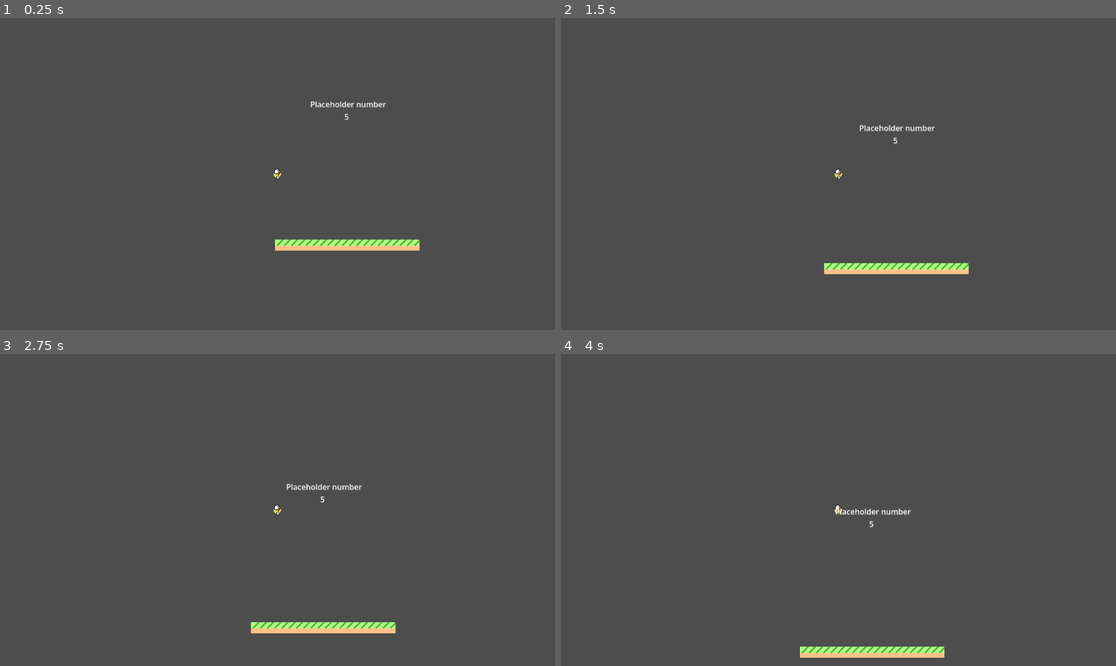
Above: before the commit, frames 1-4 (two rows, left to right).
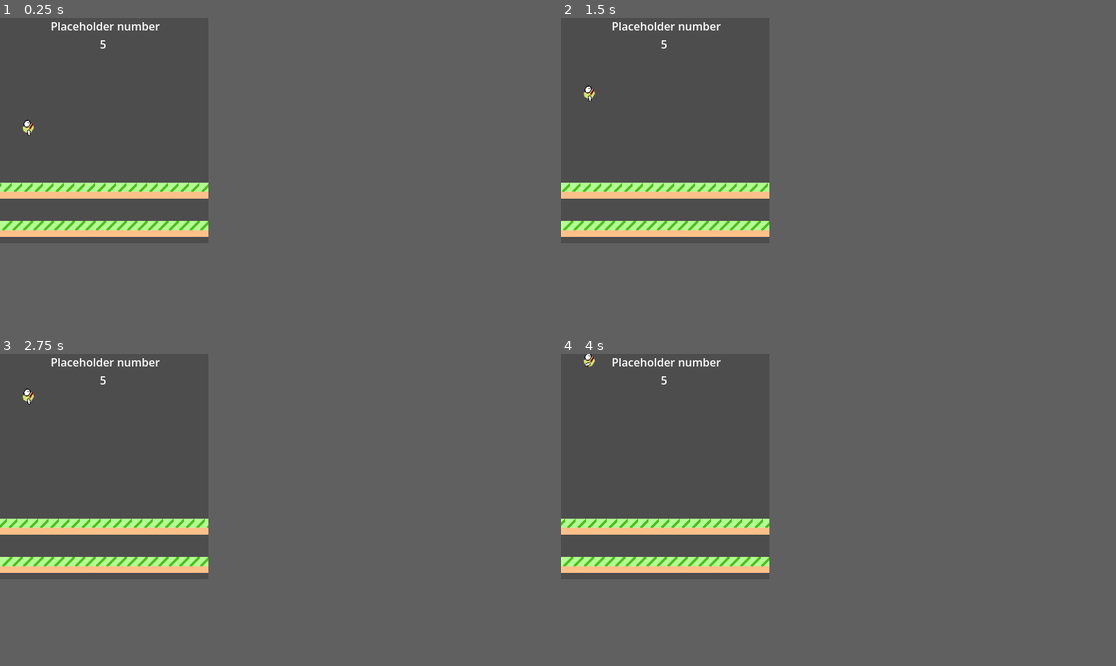
Above: after the commit, the same moments.

Repository: JS-Veer/FloppyBird
Game: Godot game, scene res://Bird.tscn
Two runs of this game, one before a commit and one after it. Both use one fixed random seed, a clock stepped at 60 frames per second and the inputs below.
Inputs:
- Up to frame 1 (0.25 s): no input
- Up to frame 2 (1.5 s): tap Space (Space) at 0.6, 1.35 s
- Up to frame 3 (2.75 s): tap Space (Space) at 2.1 s
- Up to frame 4 (4 s): tap Space (Space) at 2.85, 3.6 s
In our replay, the window is 799x449 before the commit and 300x324 after it. These sizes can differ from the game's own. Grey fills any space a smaller window leaves; there, only what the larger window draws over its background counts as a difference.

The runs differ from the first frame. In frame 1, 5.3% of the frame differs, in the area x 0-76%, y 1-75%; in frame 2, 5.3%, in the area x 0-74%, y 1-83%; in frame 3, 5.3%; in frame 4, 5.3%.

Commit message:
Updated camera and fixed parallax effect.

Diff:
--- a/Flappy_Test/Bird.tscn
+++ b/Flappy_Test/Bird.tscn
@@ -27,8 +27,16 @@
 
 [node name="Node2D" type="Node2D" unique_id=1182742471]
 
+[node name="Camera2D2" type="Camera2D" parent="." unique_id=285280330]
+position = Vector2(-1, -72)
+anchor_mode = 0
+limit_left = 0
+limit_top = -80
+limit_right = 300
+limit_bottom = 244
+
 [node name="Bird" type="Area2D" parent="." unique_id=475067402]
-position = Vector2(0, 100)
+position = Vector2(41, 101)
 script = ExtResource("1_6w2wo")
 
 [node name="AnimatedSprite2D" type="AnimatedSprite2D" parent="Bird" unique_id=1324712]
@@ -42,6 +50,7 @@
 shape = SubResource("RectangleShape2D_w3p17")
 
 [node name="Camera2D" type="Camera2D" parent="Bird" unique_id=146554244]
+visible = false
 
 [node name="Label" type="Label" parent="." unique_id=166077628]
 offset_left = 73.0
@@ -61,4 +70,17 @@
 position = Vector2(150, 232.5)
 shape = SubResource("RectangleShape2D_x5n6s")
 
+[node name="Parallax2D" type="Parallax2D" parent="." unique_id=1925587033]
+scroll_offset = Vector2(1, 1)
+repeat_size = Vector2(15, 0)
+autoscroll = Vector2(-15, 0)
+repeat_times = 45
+follow_viewport = false
+ignore_camera_scroll = true
+
+[node name="Sprite2D" type="Sprite2D" parent="Parallax2D" unique_id=791930931]
+position = Vector2(35, 164)
+texture = ExtResource("4_45gv6")
+centered = false
+
 [connection signal="area_entered" from="Floor" to="Bird" method="_on_floor_area_entered"]
--- a/Flappy_Test/Logic/bird.gd
+++ b/Flappy_Test/Logic/bird.gd
@@ -1,6 +1,6 @@
 extends Area2D
 
-const DEFAULT_HOR_SPEED = 20
+const DEFAULT_HOR_SPEED = 0
 const DEFAULT_VER_SPEED = -75
 const g = 100
 
--- a/Flappy_Test/project.godot
+++ b/Flappy_Test/project.godot
@@ -15,6 +15,12 @@
 config/features=PackedStringArray("4.6", "Mobile")
 config/icon="res://icon.svg"
 
+[display]
+
+window/size/viewport_width=300
+window/size/viewport_height=324
+window/size/resizable=false
+
 [input]
 
 Space={
